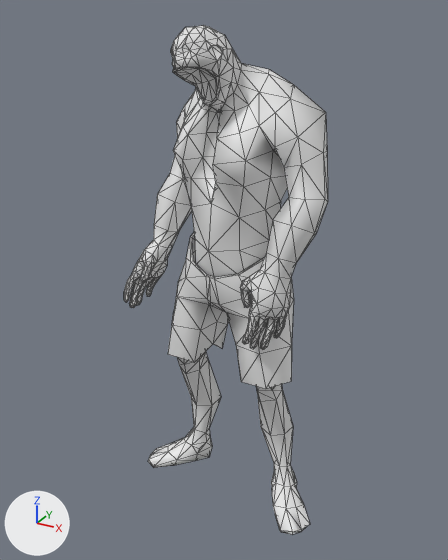
An edit to the OBJ model assets/models/monster_02/idle/monster02_idle_045.obj, drawn before and after from the same camera.
Camera for both pictures: a 50 mm lens placed at (108.0, -203.0, 201.0), pointed at (-4.0, 0.0, 100.0). Arrows for +X, +Y and +Z are at lower left; the lights stay in place. Mesh edges are drawn as thin lines. Where no turn or scale is listed for an object, it has been applied to the vertices.

In view in the first picture: 'monster02_idle_045'.
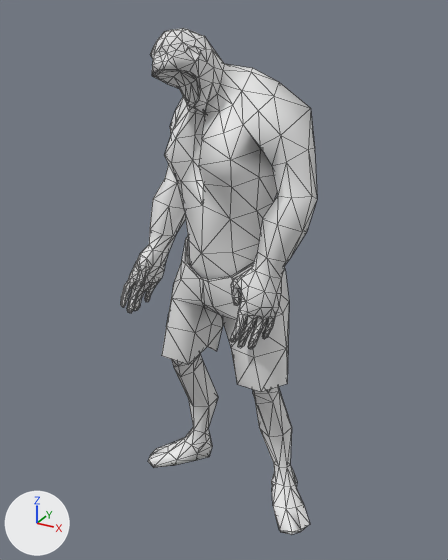
Where the change shows, as pixel boxes (x1, y1, x2, y2) in the pictures (448 x 560 px; the box of a moved part takes in the faces that stretch with it):
'monster02_idle_045', reshaped
    before: (124, 25, 328, 534)
    after: (121, 28, 317, 534)
part 1 of me_monster02_idle_045, moved or reshaped
    before: (168, 233, 294, 389)
    after: (162, 236, 289, 392)
part 2 of me_monster02_idle_045, moved or reshaped
    before: (124, 25, 328, 467)
    after: (121, 28, 317, 467)

The change, as a diff of the scene's bpy script:
```diff
--- a/assets/models/monster_02/idle/monster02_idle_045.obj.py
+++ b/assets/models/monster_02/idle/monster02_idle_045.obj.py
@@ me_monster02_idle_045 @@
 # used by ob_monster02_idle_045; location = (0.0, 0.0, 0.0)
-me_monster02_idle_045.from_pydata(...)  # 856 vertices, 1658 faces; spans x -45.0..43.0, y -24.0..26.0, z -1.0..196.0
+me_monster02_idle_045.from_pydata(...)  # 856 vertices, 1658 faces; spans x -46.0..43.0, y -26.0..24.0, z -1.0..195.0
+# me_monster02_idle_045 part 1: the loose piece of 87 vertices spanning x -30.0..30.0, y -16.0..23.0, z 62.0..122.0 is moved by (-1.0, -2.0, 0.0)
+# me_monster02_idle_045 part 2: 693 of 856 vertices moved; they spanned x -45.0..38.0, y -24.0..26.0, z 34.0..196.0 and now span x -46.0..35.0, y -26.0..24.0, z 33.0..195.0; mean shift (-3.0, -2.0, -1.0); largest move (-7.0, -21.0, 191.0) -> (-15.0, -23.0, 190.0)
```
